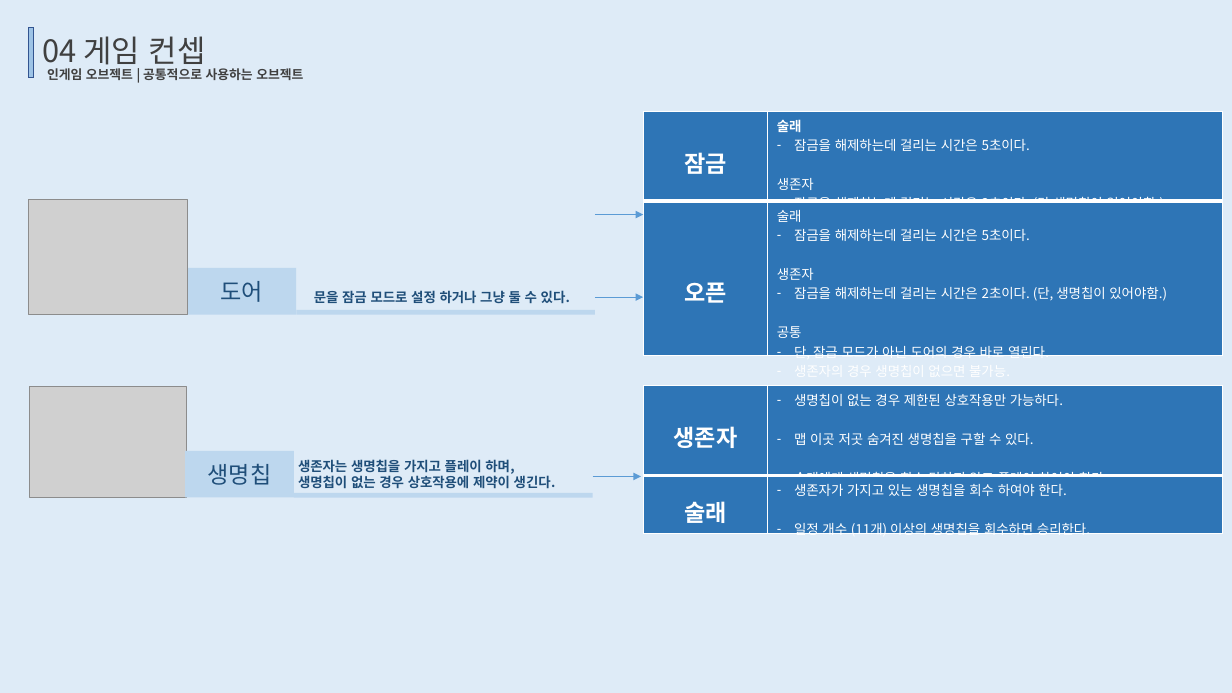
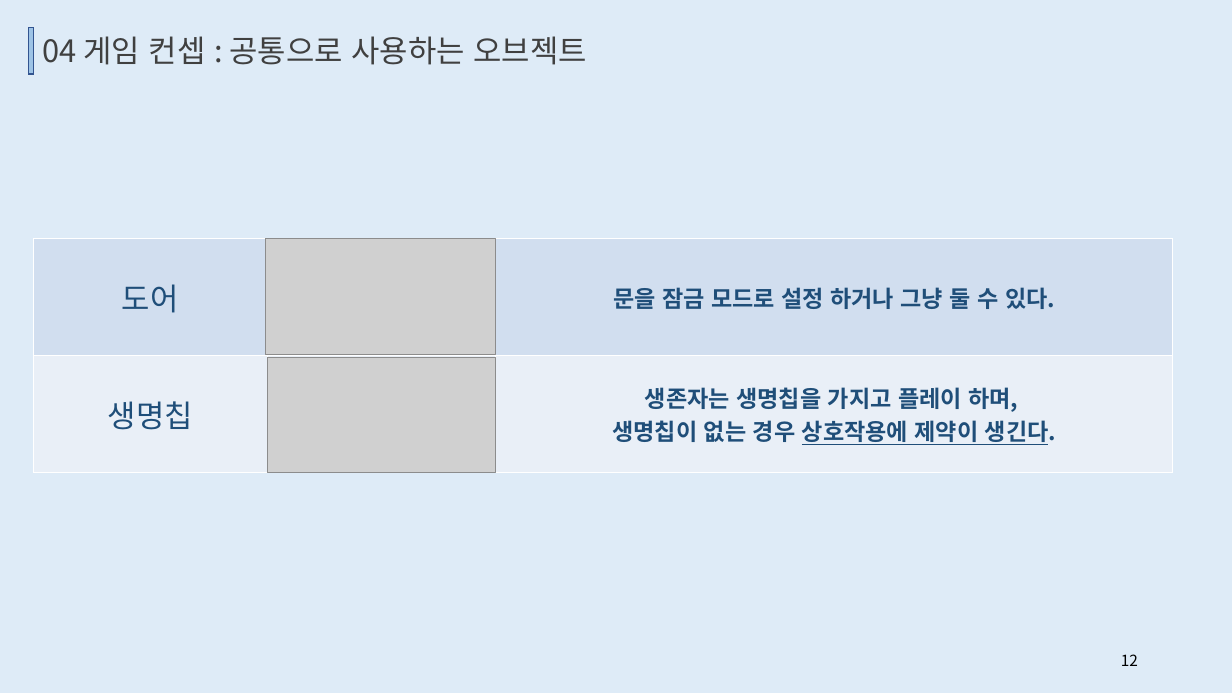
Before and after one commit to TUKoreaEscape/Graduation_Project, a slide deck: slide 12 of Graduation_Document/Who's the tagger.pptx (slide 13 before the commit). Drawn at 1232x693 pixels with LibreOffice and Linux fonts; fonts in the diff are those of the drawing; grey boxes stand for pictures. Boxes give left, top, right and bottom in pixels: in the first picture for what was removed or moved away, otherwise in the second. Text is boxed around its words. In the diff, an @@ line names an element or a change of style, - is before the commit and + after.

Commit message:
PPT 최종 수정본
아마 또 수정될 가능성 있음 ㅎ

```diff
--- a/Graduation_Document/Who's the tagger.pptx
+++ b/Graduation_Document/Who's the tagger.pptx
@@ rectangle: place and size @@
-rectangle at (29, 28, 33, 78)
+rectangle at (29, 28, 33, 74)
@@ text at (42, 36, 587, 65): text changed @@
-04 게임 컨셉
+04 게임 컨셉 : 공통으로 사용하는 오브젝트
@@ text removed at (47, 68, 303, 80) @@
-인게임 오브젝트 | 공통적으로 사용하는 오브젝트
@@ table removed at (643, 111, 1223, 365), 2 rows, 2 columns @@
-잠금 | 술래 / 잠금을 해제하는데 걸리는 시간은 5초이다. / 생존자 / 잠금을 해제하는데 걸리는 시간은 2초이다. (단 생명칩이 있어야함.)
-오픈 | 술래 / 잠금을 해제하는데 걸리는 시간은 5초이다. / 생존자 / 잠금을 해제하는데 걸리는 시간은 2초이다. (단, 생명칩이 있어야함.) / 공통 / 단, 잠금 모드가 아닌 도어의 경우 바로 열린다. / 생존자의 경우 생명칩이 없으면 불가능.
@@ table added at (33, 239, 1173, 473), 2 rows, 3 columns @@
+도어 |  | 문을 잠금 모드로 설정 하거나 그냥 둘 수 있다.
+생명칩 |  | 생존자는 생명칩을 가지고 플레이 하며, / 생명칩이 없는 경우 상호작용에 제약이 생긴다.
@@ picture: place and size @@
-picture at (29, 200, 188, 315)
+picture at (265, 239, 495, 355)
@@ arrow removed from (595, 214) to (643, 214) @@
@@ rectangle removed at (188, 268, 297, 314) @@
-도어
@@ text removed at (314, 288, 570, 306) @@
-문을 잠금 모드로 설정 하거나 그냥 둘 수 있다.
@@ arrow removed from (595, 298) to (643, 298) @@
@@ rectangle removed at (297, 310, 595, 314) @@
@@ picture: place and size @@
-picture at (30, 386, 186, 497)
+picture at (267, 358, 495, 473)
@@ table removed at (643, 385, 1223, 542), 2 rows, 2 columns @@
-생존자 | 생명칩이 없는 경우 제한된 상호작용만 가능하다. / 맵 이곳 저곳 숨겨진 생명칩을 구할 수 있다. / 술래에게 생명칩을 회수 당하지 않고 플레이 하여야 한다.
-술래 | 생존자가 가지고 있는 생명칩을 회수 하여야 한다. / 일정 개수 (11개) 이상의 생명칩을 회수하면 승리한다.
@@ rectangle removed at (185, 451, 294, 497) @@
-생명칩
@@ text removed at (298, 459, 556, 489) @@
-생존자는 생명칩을 가지고 플레이 하며,
-생명칩이 없는 경우 상호작용에 제약이 생긴다.
@@ arrow removed from (592, 477) to (641, 477) @@
@@ rectangle removed at (294, 493, 592, 497) @@
@@ page number added at (1121, 654, 1138, 666), 12 pt, text #000000 @@
+12
```
Also in this commit, not shown: 18 other slides changed, 1 slide removed, 3 other files.
